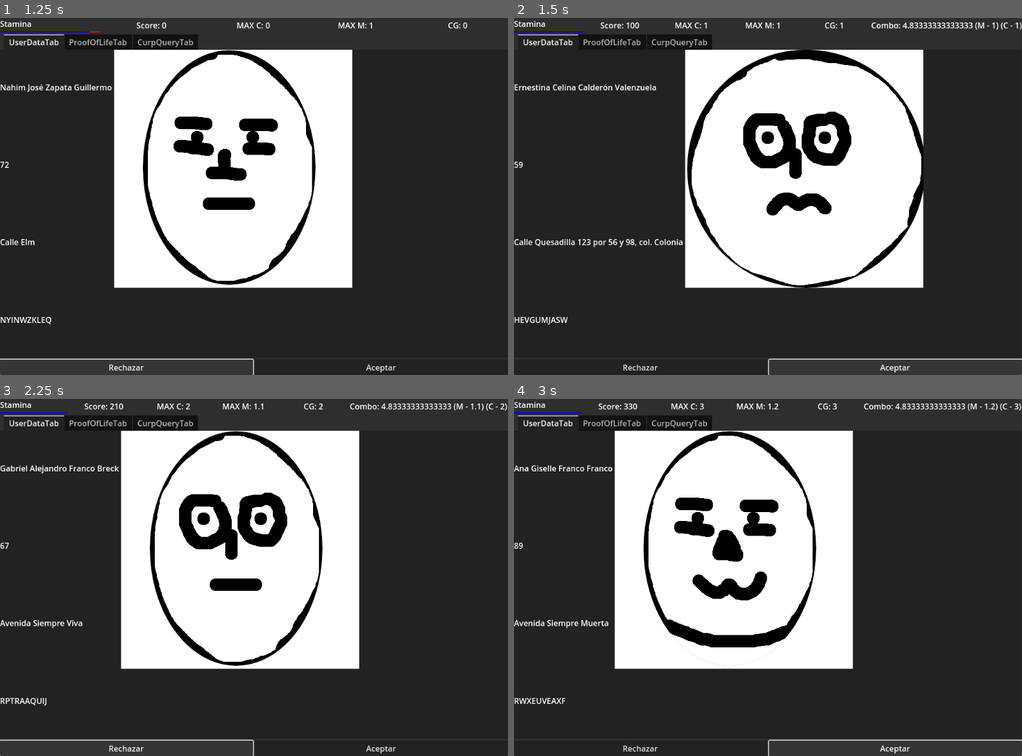
Above: before the commit, frames 1-4 (two rows, left to right).
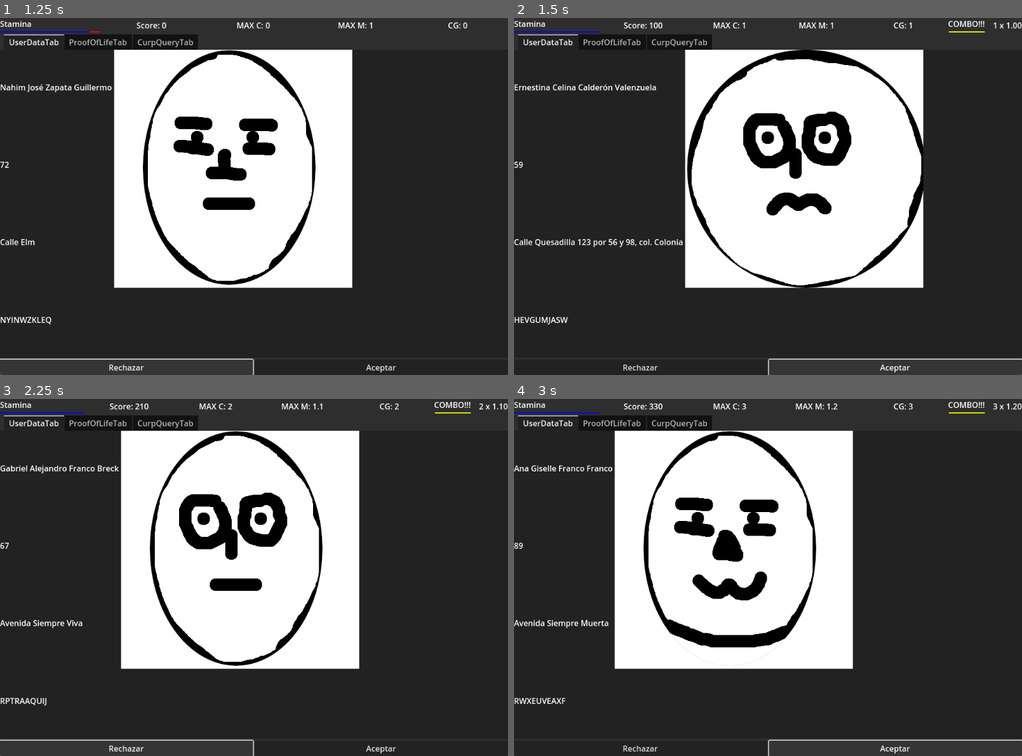
Above: after the commit, the same moments.

Repository: pyramid-seph/dash_dash_dashboard
Game: Godot game, scene res://scenes/Main.tscn
Two runs of this game, one before a commit and one after it. Both use one fixed random seed, a clock stepped at 60 frames per second and the inputs below.
Inputs:
- Up to frame 1 (1.25 s): click "Rechazar" at 0.5 s
- Up to frame 2 (1.5 s): click "Aceptar" at 1.25 s
- Up to frame 3 (2.25 s): click "Rechazar" at 2 s
- Up to frame 4 (3 s): click "Aceptar" at 2.75 s

Frame 1 is identical in both runs. In frame 2, 0.8% of the frame differs, in the area x 13-100%, y 0-5%; in frame 3, 0.8%; in frame 4, 0.8%.

Commit message:
Show combo counter

Diff:
--- a/project.godot
+++ b/project.godot
@@ -13,6 +13,11 @@
 "class": &"ClampedTime",
 "language": &"GDScript",
 "path": "res://scenes/ClampedTimer.gd"
+}, {
+"base": "HBoxContainer",
+"class": &"ComboBar",
+"language": &"GDScript",
+"path": "res://scenes/ComboBar.gd"
 }, {
 "base": "Node",
 "class": &"ComboManager",
@@ -56,6 +61,7 @@
 }]
 _global_script_class_icons={
 "ClampedTime": "",
+"ComboBar": "",
 "ComboManager": "",
 "GameplayGui": "",
 "PersonDataSource": "",
--- /dev/null
+++ b/scenes/ComboBar.gd
@@ -0,0 +1,26 @@
+class_name ComboBar
+extends HBoxContainer
+
+
+@onready var progress_bar := $VBoxContainer/ProgressBar as TextureProgressBar
+@onready var multiplier_label := $MultiplierLabel as Label
+
+
+var multiplier: float:
+	set(new_value):
+		multiplier = new_value
+		_change_multiplier_label()
+
+
+var combo: int:
+	set(new_value):
+		combo = new_value
+		_change_multiplier_label()
+
+
+func _change_multiplier_label():
+	multiplier_label.text = "%4.0f x %.2f" % [combo, multiplier]
+
+
+func update(max_val: float, curr_val: float) -> void:
+	progress_bar.value = curr_val / max_val * progress_bar.max_value
--- /dev/null
+++ b/scenes/ComboBar.tscn
@@ -0,0 +1,40 @@
+[gd_scene load_steps=3 format=3 uid="uid://c5i2qviw4cmu2"]
+
+[ext_resource type="Texture2D" uid="uid://1yc6pjqt5yb" path="res://assets/ui_bar_foreground.png" id="1_0hnkw"]
+[ext_resource type="Script" path="res://scenes/ComboBar.gd" id="1_o0wj5"]
+
+[node name="ComboBar" type="HBoxContainer"]
+script = ExtResource("1_o0wj5")
+
+[node name="VBoxContainer" type="VBoxContainer" parent="."]
+offset_right = 74.0
+offset_bottom = 32.0
+
+[node name="Label" type="Label" parent="VBoxContainer"]
+offset_right = 74.0
+offset_bottom = 26.0
+text = "COMBO!!!"
+
+[node name="ProgressBar" type="TextureProgressBar" parent="VBoxContainer"]
+offset_top = 30.0
+offset_right = 74.0
+offset_bottom = 32.0
+step = 0.0
+value = 100.0
+fill_mode = 1
+nine_patch_stretch = true
+stretch_margin_left = 1
+stretch_margin_top = 1
+stretch_margin_right = 1
+stretch_margin_bottom = 1
+texture_under = ExtResource("1_0hnkw")
+texture_progress = ExtResource("1_0hnkw")
+tint_under = Color(1, 0, 0, 1)
+tint_progress = Color(1, 1, 0, 1)
+
+[node name="MultiplierLabel" type="Label" parent="."]
+offset_left = 78.0
+offset_top = 3.0
+offset_right = 114.0
+offset_bottom = 29.0
+text = "x 3.0"
--- a/scenes/GameplayGui.gd
+++ b/scenes/GameplayGui.gd
@@ -11,7 +11,7 @@
 @onready var pause_panel = $PausePanel as PanelContainer
 @onready var game_over_results = $GameOverResults as PanelContainer
 @onready var stamina_bar := %StaminaTimer as StaminaBar
-@onready var request_combo_counter := %RequestComboCounter as Label
+@onready var request_combo_counter := %RequestComboCounter as ComboBar
 @onready var score := %Score as Label
 @onready var max_combo_label := $PanelContainer/VBoxContainer/HUD/MaxCombo as Label
 @onready var max_mult_label := $PanelContainer/VBoxContainer/HUD/MaxMultiplier as Label
@@ -51,14 +51,6 @@
 	correct_guesses_label.text = "CG: %s" % value
 
 
-func update_request_combo_counter(time_left: float, multiplier: float, combo: int) -> void:
-	request_combo_counter.text = "Combo: %s (M - %s) (C - %s)" % [time_left, multiplier, combo]
-
-
-func show_request_combo_counter(should_show: bool) -> void:
-	request_combo_counter.visible = should_show
-
-
 func show_pause_panel(paused: bool) -> void:
 	pause_panel.visible = paused
 
--- a/scenes/GameplayGui.tscn
+++ b/scenes/GameplayGui.tscn
@@ -1,8 +1,9 @@
-[gd_scene load_steps=8 format=3 uid="uid://cdd2qox50mycb"]
+[gd_scene load_steps=9 format=3 uid="uid://cdd2qox50mycb"]
 
 [ext_resource type="Script" path="res://scenes/GameplayGui.gd" id="1_6yfmw"]
 [ext_resource type="PackedScene" uid="uid://xux6yu5r6j2h" path="res://scenes/StaminaBar.tscn" id="2_0eg3r"]
 [ext_resource type="Script" path="res://scenes/CurpQueryTab.gd" id="2_kph81"]
+[ext_resource type="PackedScene" uid="uid://c5i2qviw4cmu2" path="res://scenes/ComboBar.tscn" id="3_fqvos"]
 [ext_resource type="Script" path="res://scenes/UserDataTab.gd" id="3_g15n0"]
 [ext_resource type="PackedScene" uid="uid://bol70ddbnwtv6" path="res://scenes/PersonImage.tscn" id="3_vdsu5"]
 [ext_resource type="Script" path="res://scenes/ProofOfLifeTab.gd" id="4_1il7u"]
@@ -18,6 +19,7 @@
 script = ExtResource("1_6yfmw")
 
 [node name="PanelContainer" type="PanelContainer" parent="."]
+layout_mode = 1
 anchors_preset = 15
 anchor_right = 1.0
 anchor_bottom = 1.0
@@ -25,167 +27,138 @@
 grow_vertical = 2
 
 [node name="VBoxContainer" type="VBoxContainer" parent="PanelContainer"]
-offset_right = 1024.0
-offset_bottom = 720.0
+layout_mode = 2
 
 [node name="HUD" type="HBoxContainer" parent="PanelContainer/VBoxContainer"]
-offset_right = 1024.0
-offset_bottom = 32.0
+layout_mode = 2
 size_flags_vertical = 0
 alignment = 1
 
 [node name="StaminaTimer" parent="PanelContainer/VBoxContainer/HUD" instance=ExtResource("2_0eg3r")]
 unique_name_in_owner = true
-offset_right = 201.0
-offset_bottom = 32.0
+layout_mode = 2
 size_flags_horizontal = 3
 
 [node name="Score" type="Label" parent="PanelContainer/VBoxContainer/HUD"]
 unique_name_in_owner = true
-offset_left = 205.0
-offset_top = 3.0
-offset_right = 407.0
-offset_bottom = 29.0
+layout_mode = 2
 size_flags_horizontal = 3
 text = "Score: 999999"
 horizontal_alignment = 1
 
 [node name="MaxCombo" type="Label" parent="PanelContainer/VBoxContainer/HUD"]
-offset_left = 411.0
-offset_top = 3.0
-offset_right = 612.0
-offset_bottom = 29.0
+layout_mode = 2
 size_flags_horizontal = 3
 text = "0"
 horizontal_alignment = 1
 
 [node name="MaxMultiplier" type="Label" parent="PanelContainer/VBoxContainer/HUD"]
-offset_left = 616.0
-offset_top = 3.0
-offset_right = 818.0
-offset_bottom = 29.0
+layout_mode = 2
 size_flags_horizontal = 3
 text = "0"
 horizontal_alignment = 1
 
 [node name="Correct" type="Label" parent="PanelContainer/VBoxContainer/HUD"]
-offset_left = 822.0
-offset_top = 3.0
-offset_right = 1024.0
-offset_bottom = 29.0
+layout_mode = 2
 size_flags_horizontal = 3
 text = "0"
 horizontal_alignment = 1
 
-[node name="RequestComboCounter" type="Label" parent="PanelContainer/VBoxContainer/HUD"]
-unique_name_in_owner = true
-visible = false
-offset_right = 160.0
-offset_bottom = 26.0
-size_flags_horizontal = 3
-text = "Combo 3 (x1.2) - 999 "
-horizontal_alignment = 2
+[node name="RequestComboCounter" parent="PanelContainer/VBoxContainer/HUD" instance=ExtResource("3_fqvos")]
+unique_name_in_owner = true
+visible = false
+layout_mode = 2
 
 [node name="GridContainer" type="HBoxContainer" parent="PanelContainer/VBoxContainer"]
-offset_top = 36.0
-offset_right = 1024.0
-offset_bottom = 720.0
+layout_mode = 2
 size_flags_vertical = 3
 
 [node name="ChallengeButtons" type="VBoxContainer" parent="PanelContainer/VBoxContainer/GridContainer"]
 visible = false
+layout_mode = 2
 
 [node name="ChallengesLabel" type="Label" parent="PanelContainer/VBoxContainer/GridContainer/ChallengeButtons"]
+layout_mode = 2
 text = "Challenges"
 
 [node name="ChallengeOneButton" type="Button" parent="PanelContainer/VBoxContainer/GridContainer/ChallengeButtons"]
+layout_mode = 2
 text = "ONE"
 
 [node name="ChallengeTwoButton" type="Button" parent="PanelContainer/VBoxContainer/GridContainer/ChallengeButtons"]
+layout_mode = 2
 text = "TWO"
 
 [node name="ChallengeThreeButton" type="Button" parent="PanelContainer/VBoxContainer/GridContainer/ChallengeButtons"]
+layout_mode = 2
 text = "THREE"
 
 [node name="VBoxContainer" type="VBoxContainer" parent="PanelContainer/VBoxContainer/GridContainer"]
-offset_right = 1024.0
-offset_bottom = 684.0
+layout_mode = 2
 size_flags_horizontal = 3
 
 [node name="ChallengeTabs" type="TabContainer" parent="PanelContainer/VBoxContainer/GridContainer/VBoxContainer"]
-offset_right = 1024.0
-offset_bottom = 649.0
+layout_mode = 2
 size_flags_horizontal = 3
 size_flags_vertical = 3
 
 [node name="UserDataTab" type="HBoxContainer" parent="PanelContainer/VBoxContainer/GridContainer/VBoxContainer/ChallengeTabs"]
 unique_name_in_owner = true
-anchors_preset = 15
-anchor_right = 1.0
-anchor_bottom = 1.0
-offset_top = 31.0
-grow_horizontal = 2
-grow_vertical = 2
+layout_mode = 2
 script = ExtResource("3_g15n0")
 
 [node name="VBoxContainer" type="VBoxContainer" parent="PanelContainer/VBoxContainer/GridContainer/VBoxContainer/ChallengeTabs/UserDataTab"]
-offset_right = 234.0
-offset_bottom = 618.0
+layout_mode = 2
 
 [node name="FullName" type="Label" parent="PanelContainer/VBoxContainer/GridContainer/VBoxContainer/ChallengeTabs/UserDataTab/VBoxContainer"]
-offset_top = 62.0
-offset_right = 234.0
-offset_bottom = 88.0
+layout_mode = 2
 size_flags_vertical = 6
 text = "Name: My othercool full name"
 
 [node name="Age" type="Label" parent="PanelContainer/VBoxContainer/GridContainer/VBoxContainer/ChallengeTabs/UserDataTab/VBoxContainer"]
-offset_top = 218.0
-offset_right = 234.0
-offset_bottom = 244.0
+layout_mode = 2
 size_flags_vertical = 6
 text = "Age: My Cool Age"
 
 [node name="Address" type="Label" parent="PanelContainer/VBoxContainer/GridContainer/VBoxContainer/ChallengeTabs/UserDataTab/VBoxContainer"]
-offset_top = 373.0
-offset_right = 234.0
-offset_bottom = 399.0
+layout_mode = 2
 size_flags_vertical = 6
 text = "Address My Cool Address"
 
 [node name="Curp" type="Label" parent="PanelContainer/VBoxContainer/GridContainer/VBoxContainer/ChallengeTabs/UserDataTab/VBoxContainer"]
-offset_top = 529.0
-offset_right = 234.0
-offset_bottom = 555.0
+layout_mode = 2
 size_flags_vertical = 6
 text = "Address My Cool Address"
 
 [node name="Reviewed" type="CheckBox" parent="PanelContainer/VBoxContainer/GridContainer/VBoxContainer/ChallengeTabs/UserDataTab/VBoxContainer"]
 visible = false
+layout_mode = 2
 size_flags_horizontal = 4
 size_flags_vertical = 8
 text = "Revisado"
 
 [node name="PersonImage" parent="PanelContainer/VBoxContainer/GridContainer/VBoxContainer/ChallengeTabs/UserDataTab" instance=ExtResource("3_vdsu5")]
-offset_left = 238.0
-offset_right = 1024.0
-offset_bottom = 618.0
+layout_mode = 2
 size_flags_horizontal = 3
 size_flags_vertical = 1
 
 [node name="ProofOfLifeTab" type="VBoxContainer" parent="PanelContainer/VBoxContainer/GridContainer/VBoxContainer/ChallengeTabs"]
 unique_name_in_owner = true
 visible = false
+layout_mode = 2
 script = ExtResource("4_1il7u")
 
 [node name="Video" type="CenterContainer" parent="PanelContainer/VBoxContainer/GridContainer/VBoxContainer/ChallengeTabs/ProofOfLifeTab"]
+layout_mode = 2
 size_flags_vertical = 3
 use_top_left = true
 
 [node name="PersonImage" parent="PanelContainer/VBoxContainer/GridContainer/VBoxContainer/ChallengeTabs/ProofOfLifeTab/Video" instance=ExtResource("3_vdsu5")]
+layout_mode = 2
 
 [node name="Reviewed" type="CheckBox" parent="PanelContainer/VBoxContainer/GridContainer/VBoxContainer/ChallengeTabs/ProofOfLifeTab"]
 visible = false
+layout_mode = 2
 size_flags_horizontal = 4
 size_flags_vertical = 8
 text = "Revisado"
@@ -193,47 +166,49 @@
 [node name="CurpQueryTab" type="HBoxContainer" parent="PanelContainer/VBoxContainer/GridContainer/VBoxContainer/ChallengeTabs"]
 unique_name_in_owner = true
 visible = false
+layout_mode = 2
 script = ExtResource("2_kph81")
 
 [node name="VBoxContainer" type="VBoxContainer" parent="PanelContainer/VBoxContainer/GridContainer/VBoxContainer/ChallengeTabs/CurpQueryTab"]
+layout_mode = 2
 
 [node name="FullName" type="Label" parent="PanelContainer/VBoxContainer/GridContainer/VBoxContainer/ChallengeTabs/CurpQueryTab/VBoxContainer"]
+layout_mode = 2
 size_flags_vertical = 6
 text = "Name: My othercool full name"
 
 [node name="Age" type="Label" parent="PanelContainer/VBoxContainer/GridContainer/VBoxContainer/ChallengeTabs/CurpQueryTab/VBoxContainer"]
+layout_mode = 2
 size_flags_vertical = 6
 text = "Age: My Cool Age"
 
 [node name="Address" type="Label" parent="PanelContainer/VBoxContainer/GridContainer/VBoxContainer/ChallengeTabs/CurpQueryTab/VBoxContainer"]
+layout_mode = 2
 size_flags_vertical = 6
 text = "Address My Cool Address"
 
 [node name="Curp" type="Label" parent="PanelContainer/VBoxContainer/GridContainer/VBoxContainer/ChallengeTabs/CurpQueryTab/VBoxContainer"]
+layout_mode = 2
 size_flags_vertical = 6
 text = "Address My Cool Address"
 
 [node name="Reviewed" type="CheckBox" parent="PanelContainer/VBoxContainer/GridContainer/VBoxContainer/ChallengeTabs/CurpQueryTab/VBoxContainer"]
 visible = false
+layout_mode = 2
 size_flags_horizontal = 4
 size_flags_vertical = 8
 text = "Revisado"
 
 [node name="CommitmentButtons" type="HBoxContainer" parent="PanelContainer/VBoxContainer/GridContainer/VBoxContainer"]
-offset_top = 653.0
-offset_right = 1024.0
-offset_bottom = 684.0
+layout_mode = 2
 
 [node name="RejectButton" type="Button" parent="PanelContainer/VBoxContainer/GridContainer/VBoxContainer/CommitmentButtons"]
-offset_right = 510.0
-offset_bottom = 31.0
+layout_mode = 2
 size_flags_horizontal = 3
 text = "Rechazar"
 
 [node name="AcceptButton" type="Button" parent="PanelContainer/VBoxContainer/GridContainer/VBoxContainer/CommitmentButtons"]
-offset_left = 514.0
-offset_right = 1024.0
-offset_bottom = 31.0
+layout_mode = 2
 size_flags_horizontal = 3
 text = "Aceptar
 "
@@ -241,6 +216,7 @@
 [node name="DebugPanel" type="PanelContainer" parent="."]
 visible = false
 custom_minimum_size = Vector2(512, 0)
+layout_mode = 1
 anchors_preset = 6
 anchor_left = 1.0
 anchor_top = 0.5
@@ -253,6 +229,7 @@
 grow_vertical = 2
 
 [node name="Debug" type="Label" parent="DebugPanel"]
+layout_mode = 2
 size_flags_vertical = 1
 text = "DEBUG TEXT"
 autowrap_mode = 3
@@ -260,6 +237,7 @@
 [node name="PausePanel" type="PanelContainer" parent="."]
 process_mode = 3
 visible = false
+layout_mode = 1
 anchors_preset = 15
 anchor_right = 1.0
 anchor_bottom = 1.0
@@ -267,6 +245,7 @@
 grow_vertical = 2
 
 [node name="Pause" type="Label" parent="PausePanel"]
+layout_mode = 2
 text = "PAUSA"
 horizontal_alignment = 1
 vertical_alignment = 1
@@ -274,6 +253,7 @@
 [node name="GameOverResults" type="PanelContainer" parent="."]
 process_mode = 3
 visible = false
+layout_mode = 1
 anchors_preset = 15
 anchor_right = 1.0
 anchor_bottom = 1.0
@@ -282,42 +262,32 @@
 script = ExtResource("6_cvt1o")
 
 [node name="VBoxContainer" type="VBoxContainer" parent="GameOverResults"]
-offset_right = 1024.0
-offset_bottom = 720.0
+layout_mode = 2
 
 [node name="GameOver" type="Label" parent="GameOverResults/VBoxContainer"]
-offset_right = 1024.0
-offset_bottom = 26.0
+layout_mode = 2
 text = "GAME OVER!"
 horizontal_alignment = 1
 vertical_alignment = 1
 
 [node name="MaxCombo" type="Label" parent="GameOverResults/VBoxContainer"]
 unique_name_in_owner = true
-offset_top = 30.0
-offset_right = 1024.0
-offset_bottom = 56.0
+layout_mode = 2
 text = "100"
 
 [node name="MaxMultiplier" type="Label" parent="GameOverResults/VBoxContainer"]
 unique_name_in_owner = true
-offset_top = 60.0
-offset_right = 1024.0
-offset_bottom = 86.0
+layout_mode = 2
 text = "1.50"
 
 [node name="BonusPoints" type="Label" parent="GameOverResults/VBoxContainer"]
 unique_name_in_owner = true
-offset_top = 90.0
-offset_right = 1024.0
-offset_bottom = 116.0
+layout_mode = 2
 text = "Bonus! 999"
 
 [node name="TotalScore" type="Label" parent="GameOverResults/VBoxContainer"]
 unique_name_in_owner = true
-offset_top = 120.0
-offset_right = 1024.0
-offset_bottom = 146.0
+layout_mode = 2
 text = "99999"
 
 [connection signal="pressed" from="PanelContainer/VBoxContainer/GridContainer/VBoxContainer/CommitmentButtons/RejectButton" to="." method="_on_reject_button_pressed"]
--- a/scenes/Main.gd
+++ b/scenes/Main.gd
@@ -42,8 +42,18 @@
 	gameplay_gui.update_max_multiplier(_max_combo_multiplier)
 	gameplay_gui.update_max_combo(_max_combo)
 	gameplay_gui.update_correct_guessess(_correct_guesses)
-	request_combo_mngr.combo_started.connect(func(_a, b): print("Consecutive: %s" % b))
-	request_combo_mngr.combo_extended.connect(func(_a, b): print("Consecutive: %s" % b))
+	request_combo_mngr.combo_started.connect(func(multiplier, combo):
+		gameplay_gui.request_combo_counter.visible = true
+		gameplay_gui.request_combo_counter.combo = combo
+		gameplay_gui.request_combo_counter.multiplier = multiplier
+	)
+	request_combo_mngr.combo_extended.connect(func(multiplier, combo):
+		gameplay_gui.request_combo_counter.combo = combo
+		gameplay_gui.request_combo_counter.multiplier = multiplier
+	)
+	request_combo_mngr.combo_broken.connect(func():
+		gameplay_gui.request_combo_counter.visible = false
+	)
 
 
 func _unhandled_input(event) -> void:
@@ -54,8 +64,8 @@
 
 func _process(_delta) -> void:
 	gameplay_gui.update_stamina_meter(stamina_timer.max_wait_time, stamina_timer.time_left)
-	gameplay_gui.update_request_combo_counter(request_combo_mngr.time_left,\
-		request_combo_mngr.multiplier, request_combo_mngr.consecutive_extensions)
+	gameplay_gui.request_combo_counter.update(request_combo_mngr.duration_sec, \
+		request_combo_mngr.time_left)
 
 
 func _create_request_challenge() -> RequestChallenge:
@@ -146,11 +156,3 @@
 	var bonus_points: int = int(_max_combo * _max_combo_multiplier * base_points_successful_request)
 	_score += bonus_points
 	gameplay_gui.show_results(_max_combo, _max_combo_multiplier, bonus_points, _score)
-
-
-func _on_request_combo_manager_combo_started(_multiplier, _consecutive_extensions) -> void:
-	gameplay_gui.show_request_combo_counter(true)
-
-
-func _on_request_combo_manager_combo_broken():
-	gameplay_gui.show_request_combo_counter(false)
--- a/scenes/Main.tscn
+++ b/scenes/Main.tscn
@@ -26,7 +26,5 @@
 process_mode = 1
 
 [connection signal="timeout" from="StaminaTimer" to="." method="_on_stamina_timer_timeout"]
-[connection signal="combo_broken" from="RequestComboManager" to="." method="_on_request_combo_manager_combo_broken"]
-[connection signal="combo_started" from="RequestComboManager" to="." method="_on_request_combo_manager_combo_started"]
 [connection signal="on_request_accepted" from="GameplayGui" to="." method="_on_gameplay_gui_on_request_accepted"]
 [connection signal="on_request_rejected" from="GameplayGui" to="." method="_on_gameplay_gui_on_request_rejected"]
--- a/scenes/StaminaBar.tscn
+++ b/scenes/StaminaBar.tscn
@@ -8,11 +8,14 @@
 script = ExtResource("1_rdhtp")
 
 [node name="Name" type="Label" parent="."]
-layout_mode = 2
+offset_right = 64.0
+offset_bottom = 26.0
 text = "Stamina"
 
 [node name="ProgressBar" type="TextureProgressBar" parent="."]
-layout_mode = 2
+offset_top = 30.0
+offset_right = 64.0
+offset_bottom = 32.0
 size_flags_vertical = 3
 step = 0.0
 value = 100.0
